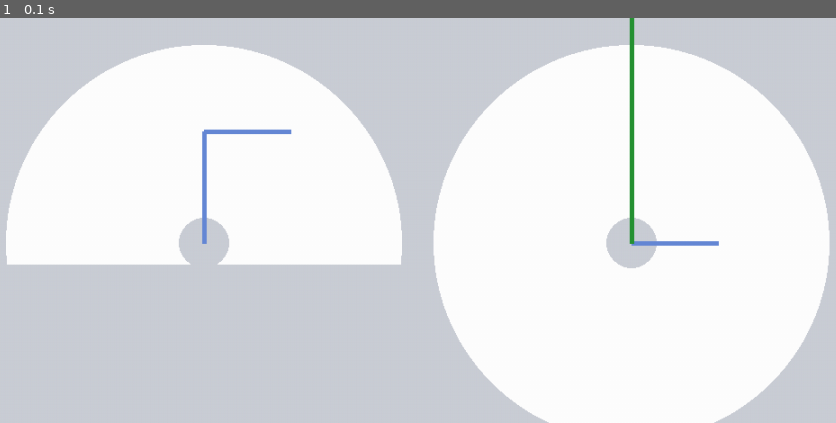
Above: before the commit, frame 1.
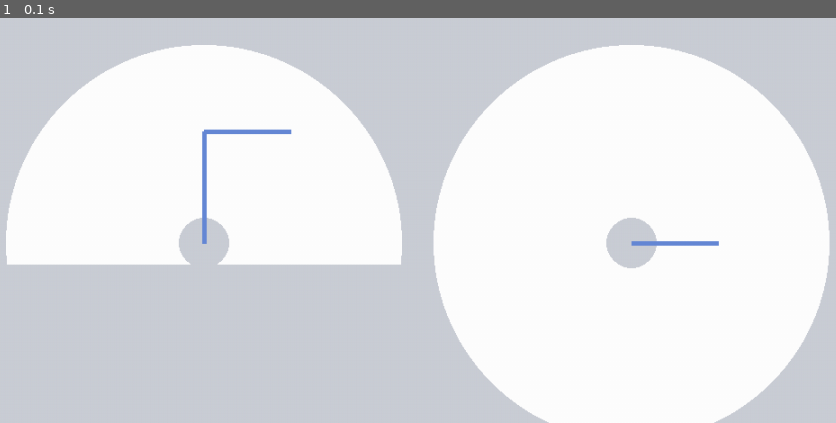
Above: after the commit, the same moment.

Repository: abackes19/ink
Game: pygame game, started from pygame-ik4.py
Two runs of this game, one before a commit and one after it. Both use one fixed random seed, a clock stepped at 60 frames per second and the inputs below.
Inputs:
- Up to frame 1 (0.1 s): no input

The runs differ from the first frame. In frame 1, 0.4% of the frame differs, in the area x 75-76%, y 0-56%.

Commit message:
Update pygame-ik4.py

Diff:
--- a/pygame-ik4.py
+++ b/pygame-ik4.py
@@ -121,8 +121,8 @@
         pxo = xo - originx + toriginx
 #        pygame.draw.line(screen, blue, [toriginx,toriginz], [toriginx + d_one, toriginz + d_two], 5) # not sure what this was
         pygame.draw.line(screen, blue, (toriginx, toriginz), [(pxo), (toriginz - z)], 5)
-        pygame.draw.line(screen, green, (toriginx, toriginz), (pxe, ze), 5)
-
+#        pygame.draw.line(screen, green, (toriginx, toriginz), (pxe, ze), 5)
+        print(pxe, ze)
     else: # out of range so stay
         pygame.draw.lines(screen, pink, False, [[originx,originy], [xe, ye], [xo, yo]], 5)
         pygame.draw.circle(screen, pink, (x, y), (5), 0)
